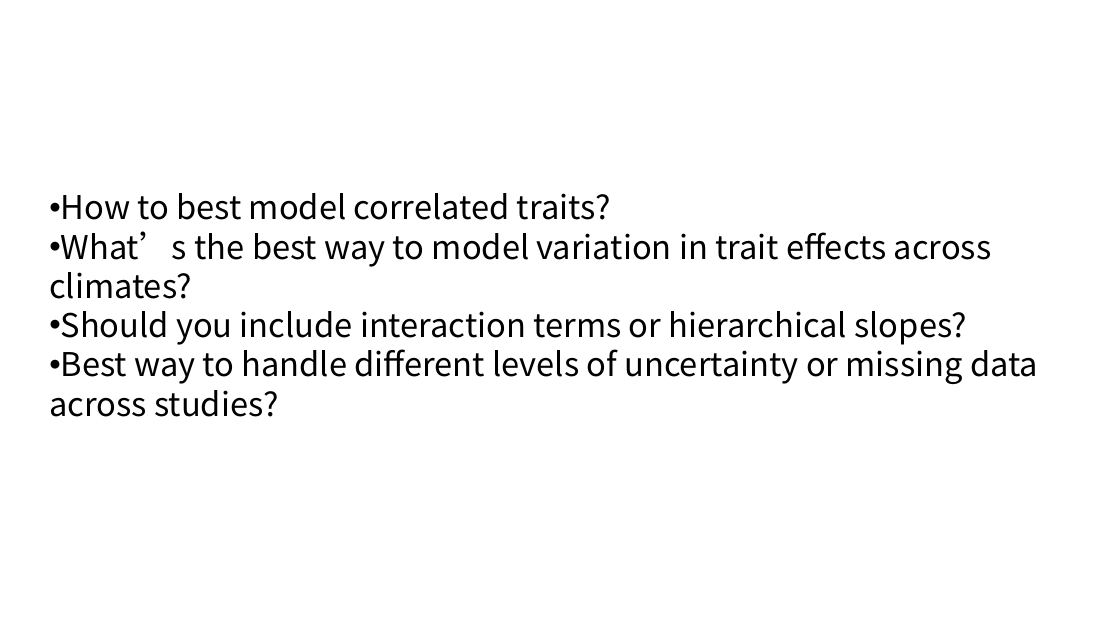
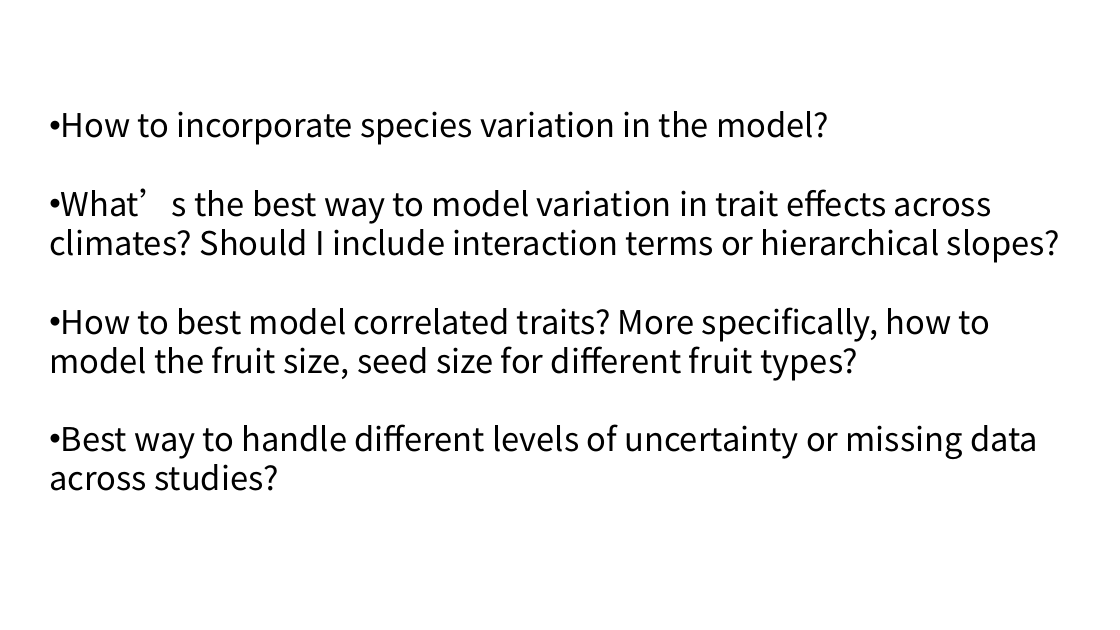
Before and after one commit to wangxm-forest/PhD, a slide deck: slide 11 of presentations/bayesian.pptx (slide 10 before the commit). Drawn at 1120x630 pixels with LibreOffice and Linux fonts; fonts in the diff are those of the drawing. Boxes give left, top, right and bottom in pixels: in the first picture for what was removed or moved away, otherwise in the second. Text is boxed around its words. In the diff, an @@ line names an element or a change of style, - is before the commit and + after.

```diff
--- a/presentations/bayesian.pptx
+++ b/presentations/bayesian.pptx
@@ text "How to incorporate species variation ...": place and size @@
-text "How to incorporate species variation ..." at (49, 193, 1038, 384)
+text "How to incorporate species variation ..." at (49, 111, 1060, 491)
@@ text at (49, 111, 1060, 381): text changed @@
-• How to best model correlated traits?
-• What’s the best way to model variation in trait effects across climates?
-• Should you include interaction terms or hierarchical slopes?
+• How to incorporate species variation in the model?
+• What’s the best way to model variation in trait effects across climates? Should I include interaction terms or hierarchical slopes?
+• How to best model correlated traits? More specifically, how to model the fruit size, seed size for different fruit types?
```
Also in this commit, not shown: 6 other slides changed, 4 slides added, 3 slides removed.
